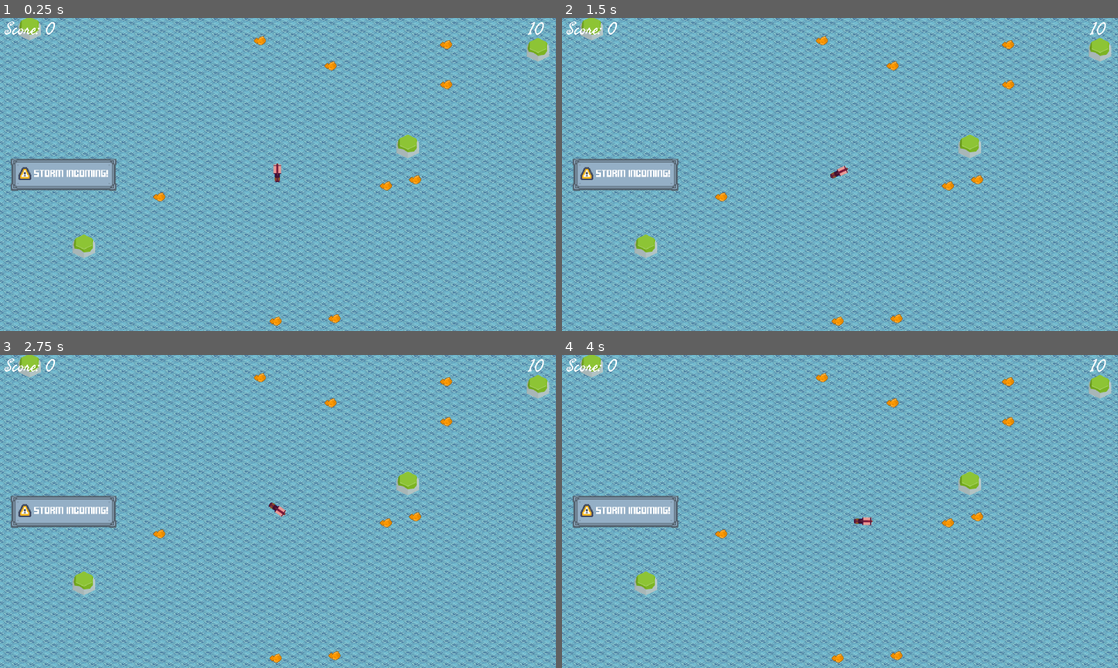
Above: before the commit, frames 1-4 (two rows, left to right).
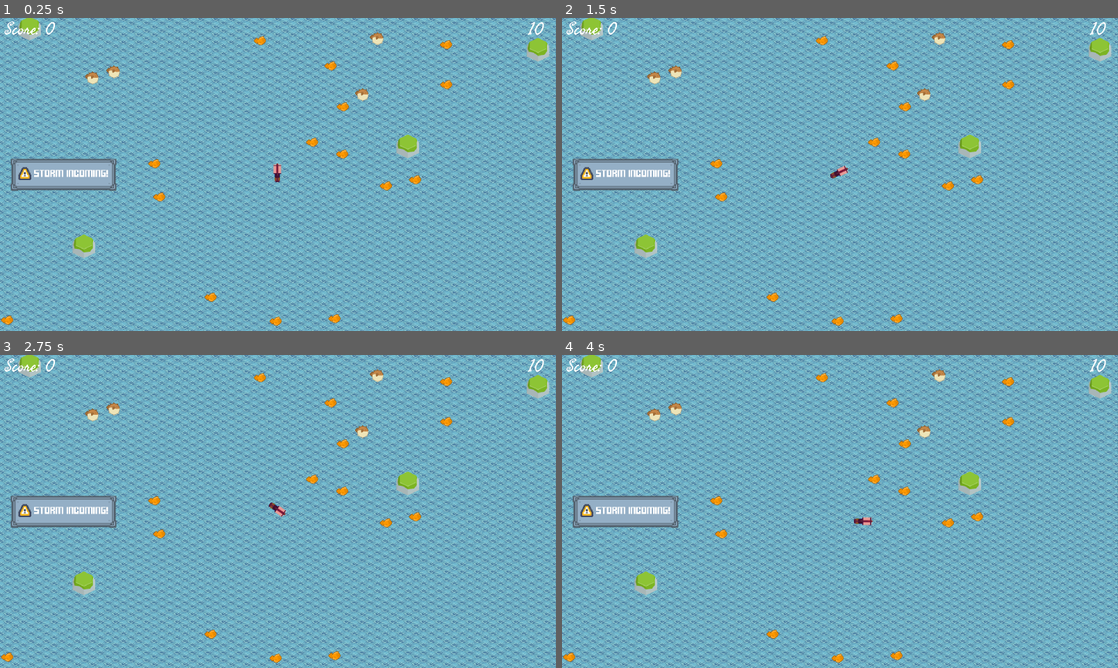
Above: after the commit, the same moments.

Repository: Coffin-Likker/CalmBeforeTheStorm
Game: Godot game, scene res://scenes/main.tscn
The game is run twice, just before and just after one commit, with the same random seed, the same clock (stepped at 60 frames per second) and the same inputs.
Inputs:
- Up to frame 1 (0.25 s): no input
- Up to frame 2 (1.5 s): tap Enter at 0.5 s; hold Right (ui_right) 0.53-1.28 s; tap Space at 1.25 s; hold Down (ui_down) from 1.28 s (still down)
- Up to frame 3 (2.75 s): tap Enter at 2 s; release Down (ui_down) at 2.03 s; hold Right (ui_right) from 2.03 s (still down)
- Up to frame 4 (4 s): release Right (ui_right) at 2.78 s; hold Up (ui_up) 2.78-3.53 s; hold Left (ui_left) from 3.53 s (still down)

The runs differ from the first frame. In frame 1, 0.6% of the frame differs, in the area x 0-69%, y 4-98%; in frame 2, 0.6%; in frame 3, 0.6%; in frame 4, 0.6%.

Commit message:
new fish

Diff:
--- a/scenes/special_fish.tscn
+++ b/scenes/special_fish.tscn
@@ -1,5 +1,6 @@
-[gd_scene load_steps=3 format=3 uid="uid://ct2ah28t7de1w"]
+[gd_scene load_steps=4 format=3 uid="uid://ct2ah28t7de1w"]
 
+[ext_resource type="Script" path="res://scripts/special_fish.gd" id="1_3bwnq"]
 [ext_resource type="Texture2D" uid="uid://bforgop8icrtm" path="res://assets/fishTile_101.png" id="1_cial8"]
 
 [sub_resource type="CircleShape2D" id="CircleShape2D_pm53n"]
@@ -7,6 +8,7 @@
 
 [node name="SpecialFish" type="Area2D"]
 scale = Vector2(0.5, 0.5)
+script = ExtResource("1_3bwnq")
 
 [node name="Sprite2D" type="Sprite2D" parent="."]
 position = Vector2(-4, 0)
--- a/scripts/constants.gd
+++ b/scripts/constants.gd
@@ -14,7 +14,8 @@
 # Level generation variables
 var map_size: Vector2 = Vector2(1153, 646)
 var min_distance_between_objects: float = 30.0
-var num_fish: int = 10
+var num_fish: int = 16
+var num_special_fish: int = 4
 var num_safezones: int = 4
 
 # Player movement variables
--- a/scripts/game_manager.gd
+++ b/scripts/game_manager.gd
@@ -23,6 +23,10 @@
 	for fish in get_tree().get_nodes_in_group("fish"):
 		if not fish.is_connected("fish_entered", Callable(self, "_on_fish_entered")):
 			fish.connect("fish_entered", Callable(self, "_on_fish_entered"))
+
+	for special_fish in get_tree().get_nodes_in_group("special_fish"):
+		if not special_fish.is_connected("special_fish_entered", Callable(self, "_on_special_fish_entered")):
+			special_fish.connect("special_fish_entered", Callable(self, "_on_special_fish_entered"))
 
 	for safezone in get_tree().get_nodes_in_group("safezone"):
 		if not safezone.is_connected("safezone_entered", Callable(self, "_on_safezone_entered")):
@@ -59,6 +63,11 @@
 	Constants.update_score_display()
 	print("Fish collected - Score: ", Constants.game_score)
 
+func _on_special_fish_entered():
+	Constants.game_score += 3
+	Constants.update_score_display()
+	print("Special Fish collected - Score: ", Constants.game_score)
+
 func _on_timer_timeout():
 	print("Timer timeout")
 	death_cloud.start_cloud_movement()
--- a/scripts/level_generator.gd
+++ b/scripts/level_generator.gd
@@ -3,11 +3,13 @@
 signal level_generated
 
 var fish_scene: PackedScene
+var special_fish_scene: PackedScene
 var safezone_scene: PackedScene
 
 func _ready():
 	randomize()
 	fish_scene = load("res://scenes/fish.tscn")
+	special_fish_scene = load("res://scenes/special_fish.tscn")
 	safezone_scene = load("res://scenes/safezone.tscn")
 
 func generate_level():
@@ -24,6 +26,12 @@
 	for i in range(Constants.num_fish):
 		var position = get_random_position(occupied_positions)
 		spawn_fish(position)
+		occupied_positions.append(position)
+
+	# Generate fish
+	for i in range(Constants.num_special_fish):
+		var position = get_random_position(occupied_positions)
+		spawn_special_fish(position)
 		occupied_positions.append(position)
 
 	print("Level generation complete")
@@ -54,6 +62,13 @@
 	add_child(fish)
 	print("Fish spawned at ", position)
 
+func spawn_special_fish(position: Vector2):
+	var special_fish = special_fish_scene.instantiate()
+	special_fish.set_script(load("res://scripts/special_fish.gd"))
+	special_fish.position = position
+	add_child(special_fish)
+	print("special_fish spawned at ", position)
+
 func spawn_safezone(position: Vector2):
 	var safezone = safezone_scene.instantiate()
 	safezone.set_script(load("res://scripts/safezone.gd"))
--- /dev/null
+++ b/scripts/special_fish.gd
@@ -0,0 +1,12 @@
+extends Area2D
+
+signal special_fish_entered
+
+func _ready():
+	add_to_group("special_fish")
+	connect("body_entered", Callable(self, "_on_body_entered"))
+
+func _on_body_entered(body):
+	if body.is_in_group("player"):
+		emit_signal("special_fish_entered")
+		queue_free()
